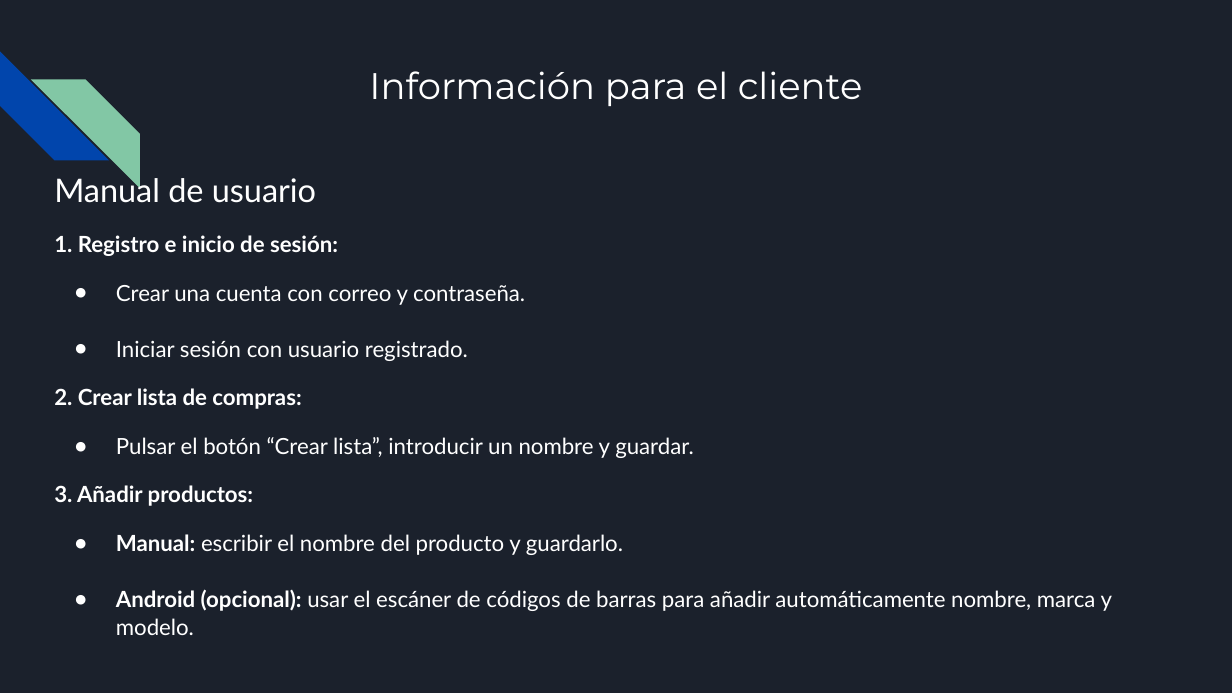
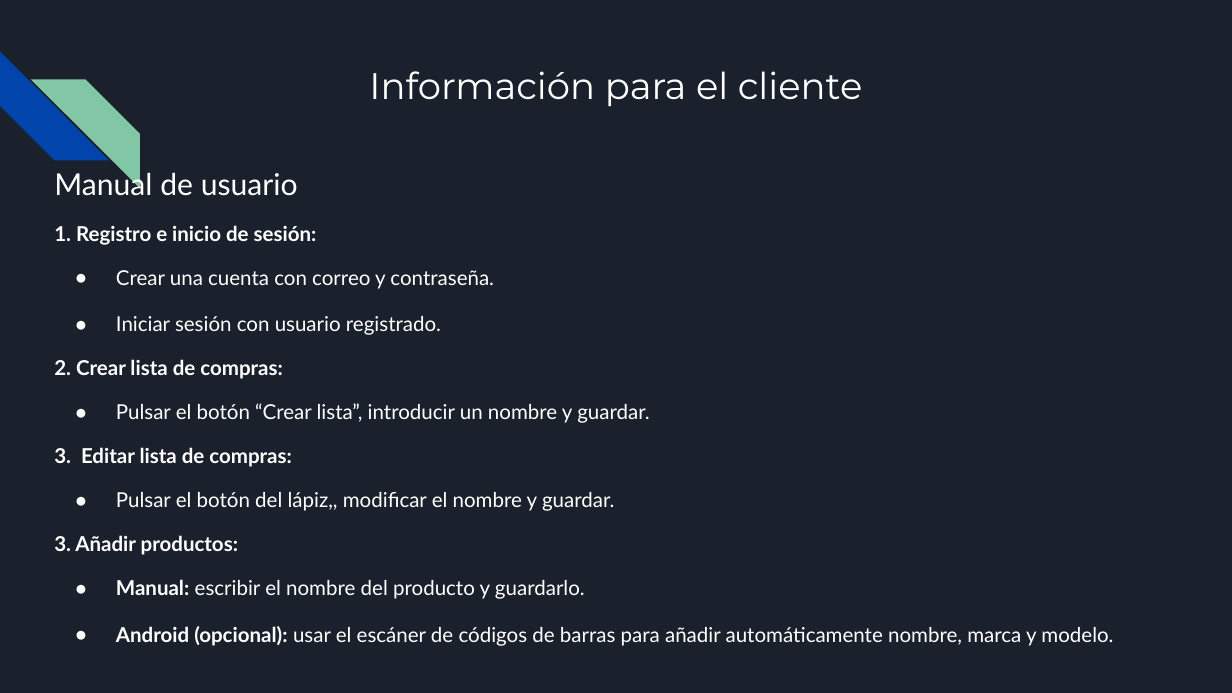
Before and after one commit to Antoniocorser/TFG-Antonio-Cordero, a slide deck: slide 74 of BuyNote.pptx. Drawn at 1232x693 pixels with LibreOffice and Linux fonts; fonts in the diff are those of the drawing. Boxes give left, top, right and bottom in pixels: in the first picture for what was removed or moved away, otherwise in the second. Text is boxed around its words. In the diff, an @@ line names an element or a change of style, - is before the commit and + after.

Commit message:
Añadir modificar listas y editar PowerPoint

```diff
--- a/BuyNote.pptx
+++ b/BuyNote.pptx
@@ text at [54,168,1113,646]: size 19 to 17.6 pt in "Manual de usuario"; size 13 to 12 pt in "1. Registro e inicio de sesión:", "Crear una cuenta con correo y contraseña.", "Iniciar sesión con usuario registrado.", "2. Crear lista de compras:" and 4 more places; line spacing 1.05 to 0.95; indent changed @@
@@ text at [54,447,615,511]: paragraphs added @@
+3. Editar lista de compras:
+● Pulsar el botón del lápiz,, modificar el nombre y guardar.
```
Also in this commit, not shown: 30 other slides changed, 3 slides added, 3 slides removed, 4 other files.
